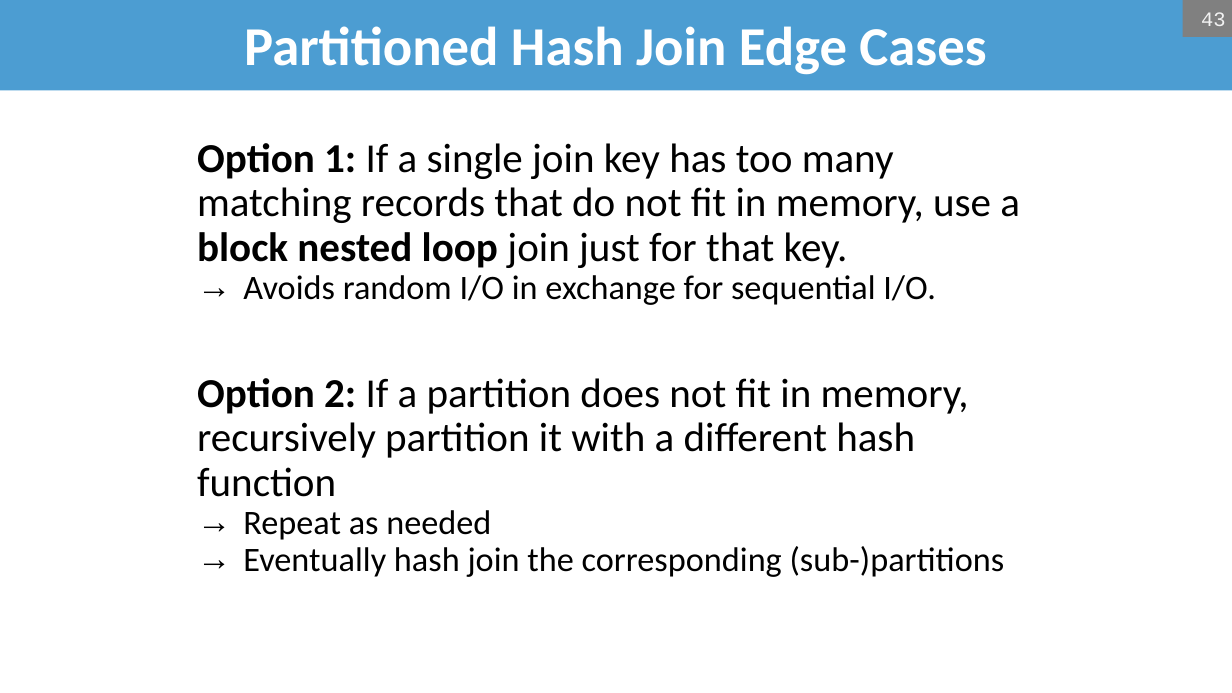
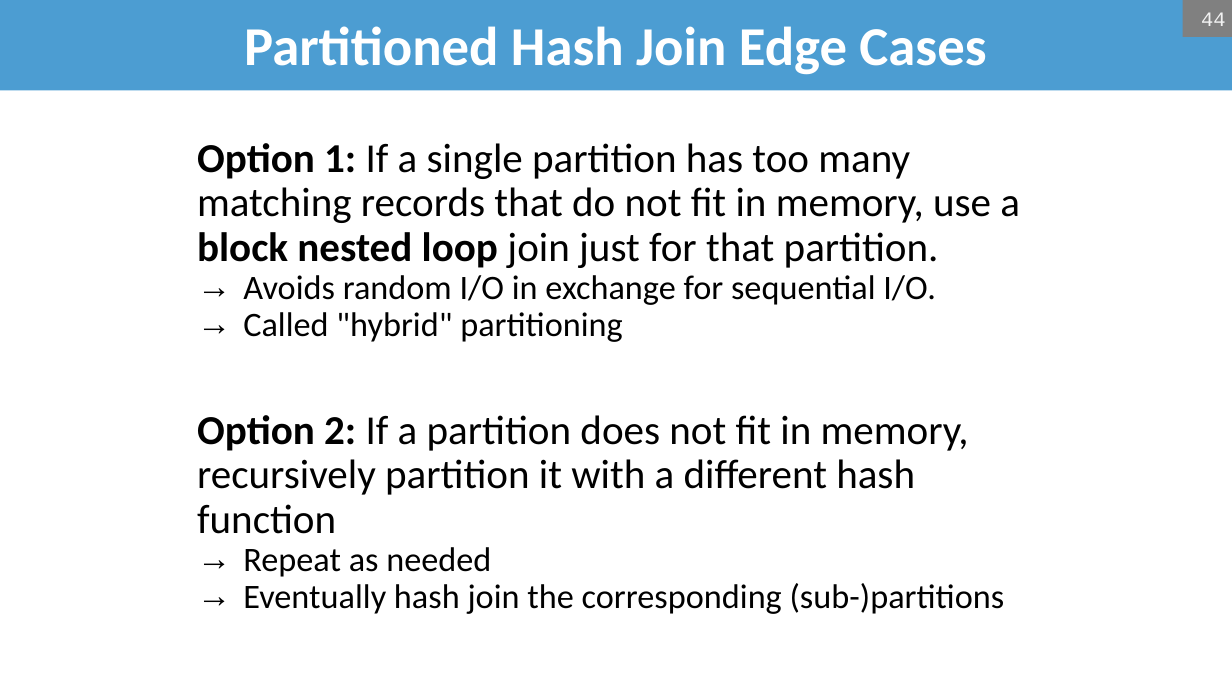
Before and after one commit to bsb20/bsb20.github.io, a slide deck: slide 44 of docs/421_f26/lectures/L12_joins.pptx (slide 43 before the commit). Drawn at 1232x693 pixels with LibreOffice and Linux fonts; fonts in the diff are those of the drawing; background and template pictures are left out. Boxes give left, top, right and bottom in pixels: in the first picture for what was removed or moved away, otherwise in the second. Text is boxed around its words. In the diff, an @@ line names an element or a change of style, - is before the commit and + after.

```diff
--- a/docs/421_f26/lectures/L12_joins.pptx
+++ b/docs/421_f26/lectures/L12_joins.pptx
@@ page number at <box>1201,12,1226,26</box>: text changed @@
-43
+44
@@ text at <box>197,143,1020,268</box>: text changed @@
-Option 1: If a single join key has too many matching records that do not fit in memory, use a block nested loop join just for that key.
+Option 1: If a single partition has too many matching records that do not fit in memory, use a block nested loop join just for that partition.
@@ text at <box>243,312,623,342</box>: paragraph added @@
+  → Called "hybrid" partitioning
```
Also in this commit, not shown: 24 other slides changed, 1 slide added, 1 other file.
